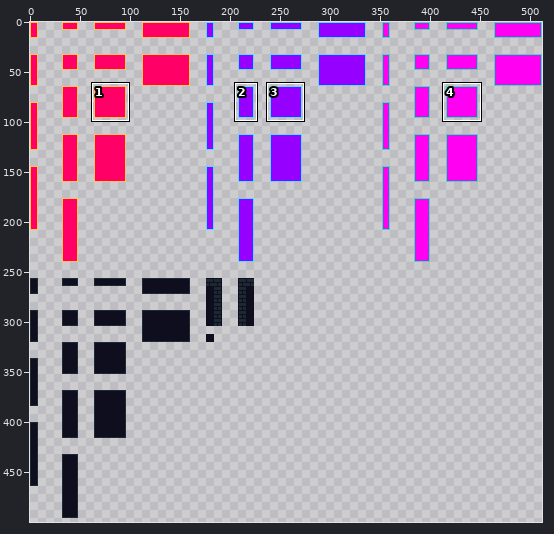
Pixel-art file, stored at assets/tiles/tileset.aseprite. Above, an overview of the earlier version with the close-up marked.
Close-up. Before the edit:
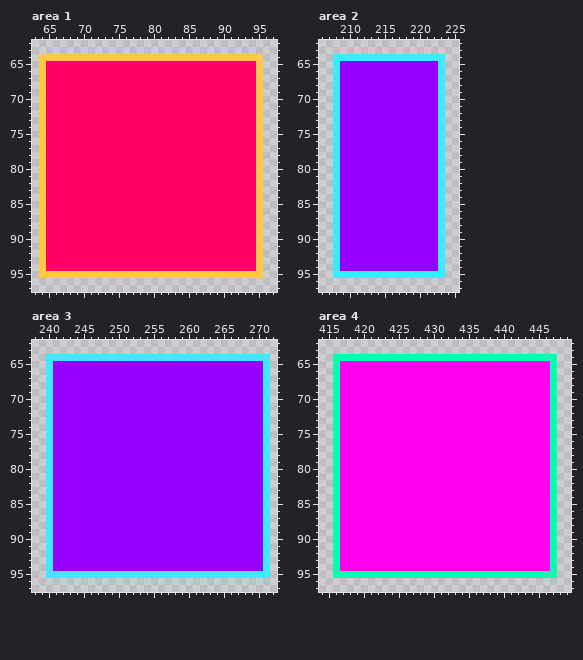
512x512 pixels, 1 frame. Shown: area 1: x 63..97, y 62..97; area 2: x 206..225, y 62..97; area 3: x 238..272, y 62..97; area 4: x 414..449, y 62..97. The wide view leaves out empty margins. The commit also changed other parts of the picture, which this record leaves out.
And afterwards:
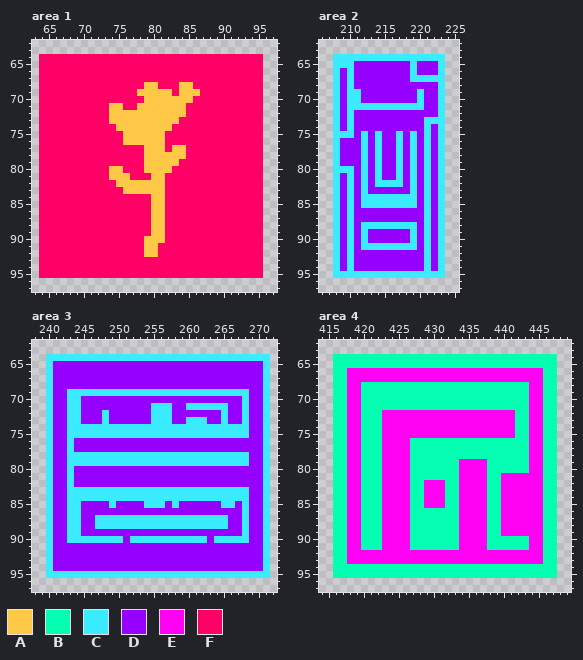
Palette (. is transparent): A #ffc847  B #04ffb2  C #3bebff  D #9500ff  E #ff00f2  F #ff0066
The exact change:
layer "Starfall" added
layer "Sunset" added
layer "Skyway" added
layer "Yellow" removed
layer "Blue" removed
layer "Red" removed
Changed rows in their new state; - is an unchanged pixel.
Area 1, layer "Sunset":
first column x 64:
64 FFFFFFFFFFFFFFFFFFFFFFFFFFFFFFFF
65 F------------------------------F
66 F------------------------------F
67 F------------------------------F
68 F--------------AA---AA---------F
69 F-------------AAAAA-AAA--------F
70 F--------------AAAAAAA---------F
71 F---------AA--AAAAAAA----------F
72 F---------AAAAAAAAAAA----------F
73 F---------AAAAAAAAAA-----------F
74 F----------AAAAAAAA------------F
75 F-----------AAAAAA-------------F
76 F-----------AAAAAA-------------F
77 F--------------AAA-AA----------F
78 F--------------AAAAAA----------F
79 F--------------AAAAA-----------F
80 F---------AA---AAAA------------F
81 F---------AAA---AA-------------F
82 F----------AAAAAAA-------------F
83 F-----------AAAAAA-------------F
84 F---------------AA-------------F
85 F---------------AA-------------F
86 F---------------AA-------------F
87 F---------------AA-------------F
88 F---------------AA-------------F
89 F---------------AA-------------F
90 F--------------AAA-------------F
91 F--------------AA--------------F
92 F--------------AA--------------F
93 F------------------------------F
94 F------------------------------F
95 FFFFFFFFFFFFFFFFFFFFFFFFFFFFFFFF
Area 2, layer "Skyway":
first column x 209:
65 CC--------C---
66 -C--------C---
67 -C--------CCCC
68 -C------------
69 -CC--------C--
70 -CC--------C--
71 -CCCCCCCCCCC--
72 -C------------
73 -C----------CC
74 -C----------C-
75 CC-C-C--C-C-C-
76 ---C-C--C-C-C-
77 ---C-C--C-C-C-
78 ---C-C--C-C-C-
79 ---C-C--C-C-C-
80 CC-C-C--C-C-C-
81 -C-C-C--C-C-C-
82 -C-C-CCCC-C-C-
83 -C-C------C-C-
84 -C-CCCCCCCC-C-
85 -C-CCCCCCCC-C-
86 -C----------C-
87 -C----------C-
88 -C-CCCCCCCC-C-
89 -C-C------C-C-
90 -C-C------C-C-
91 -C-CCCCCCCC-C-
92 -C----------C-
93 -C----------C-
94 -C----------C-
Area 3, layer "Skyway":
first column x 243:
69 CCCCCCCCCCCCCCCCCCCCCCCCCC
70 CC-----------------------C
71 CC----------CCC--CCCCCC--C
72 CC---C------CCC-------C--C
73 CC---C------CCC--CCC--C--C
74 CCCCCCCCCCCCCCCCCCCCCCCCCC
75 CCCCCCCCCCCCCCCCCCCCCCCCCC
76 C-------------------------
77 C-------------------------
78 CCCCCCCCCCCCCCCCCCCCCCCCCC
79 CCCCCCCCCCCCCCCCCCCCCCCCCC
80 C-------------------------
81 C-------------------------
82 C-------------------------
83 CCCCCCCCCCCCCCCCCCCCCCCCCC
84 CCCCCCCCCCCCCCCCCCCCCCCCCC
85 CC----C----CCC-C------CC-C
86 CC-----------------------C
87 CC--CCCCCCCCCCCCCCCCCCC--C
88 CC--CCCCCCCCCCCCCCCCCCC--C
89 CC-----------------------C
90 CCCCCCCC-CCCCCCCCCCC-CCCCC
Area 4, layer "Starfall":
first column x 417:
65 BBBBBBBBBBBBBBBBBBBBBBBBBBBBBB
66 B----------------------------B
67 B----------------------------B
68 B--BBBBBBBBBBBBBBBBBBBBBBBB--B
69 B--BBBBBBBBBBBBBBBBBBBBBBBB--B
70 B--BBBBBBBBBBBBBBBBBBBBBBBB--B
71 B--BBBBBBBBBBBBBBBBBBBBBBBB--B
72 B--BBB-------------------BB--B
73 B--BBB-------------------BB--B
74 B--BBB-------------------BB--B
75 B--BBB-------------------BB--B
76 B--BBB----BBBBBBBBBBBBBBBBB--B
77 B--BBB----BBBBBBBBBBBBBBBBB--B
78 B--BBB----BBBBBBBBBBBBBBBBB--B
79 B--BBB----BBBBBBB----BBBBBB--B
80 B--BBB----BBBBBBB----BBBBBB--B
81 B--BBB----BBBBBBB----BB------B
82 B--BBB----BB---BB----BB------B
83 B--BBB----BB---BB----BB------B
84 B--BBB----BB---BB----BB------B
85 B--BBB----BB---BB----BB------B
86 B--BBB----BBBBBBB----BB------B
87 B--BBB----BBBBBBB----BB------B
88 B--BBB----BBBBBBB----BB------B
89 B--BBB----BBBBBBB----BB------B
90 B--BBB----BBBBBBB----BBBBBB--B
91 B--BBB----BBBBBBB----BBBBBB--B
92 B----------------------------B
93 B----------------------------B
94 BBBBBBBBBBBBBBBBBBBBBBBBBBBBBB
Where, in picture pixels (left, top, right, bottom), the same in both close-ups:
changed: (39, 54, 263, 278)
changed: (340, 61, 438, 271)
changed: (67, 389, 249, 543)
changed: (340, 361, 550, 571)
